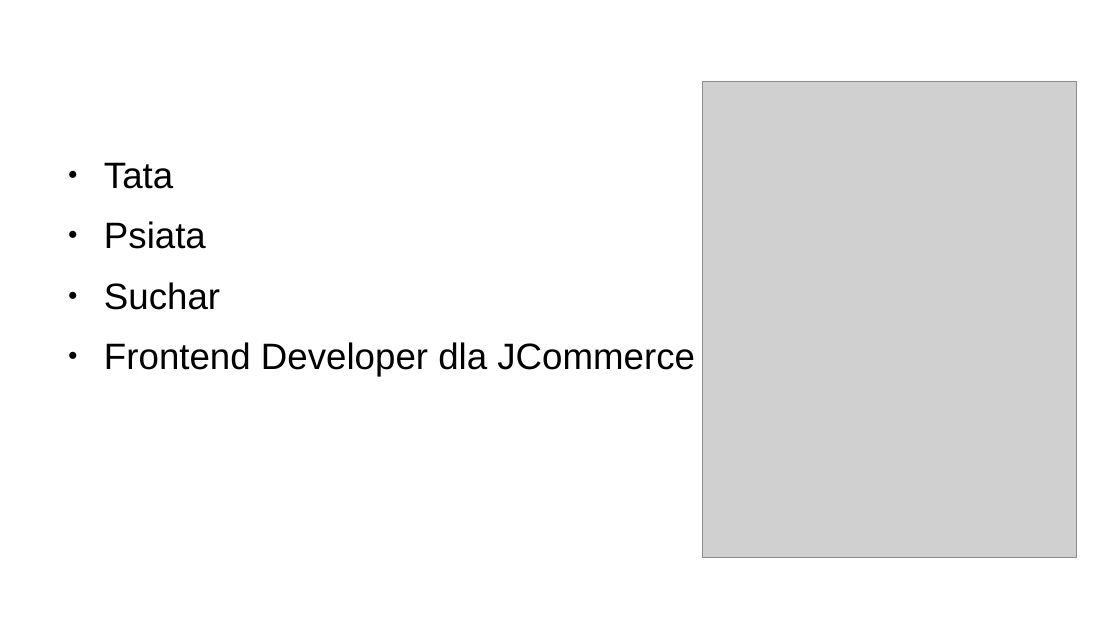
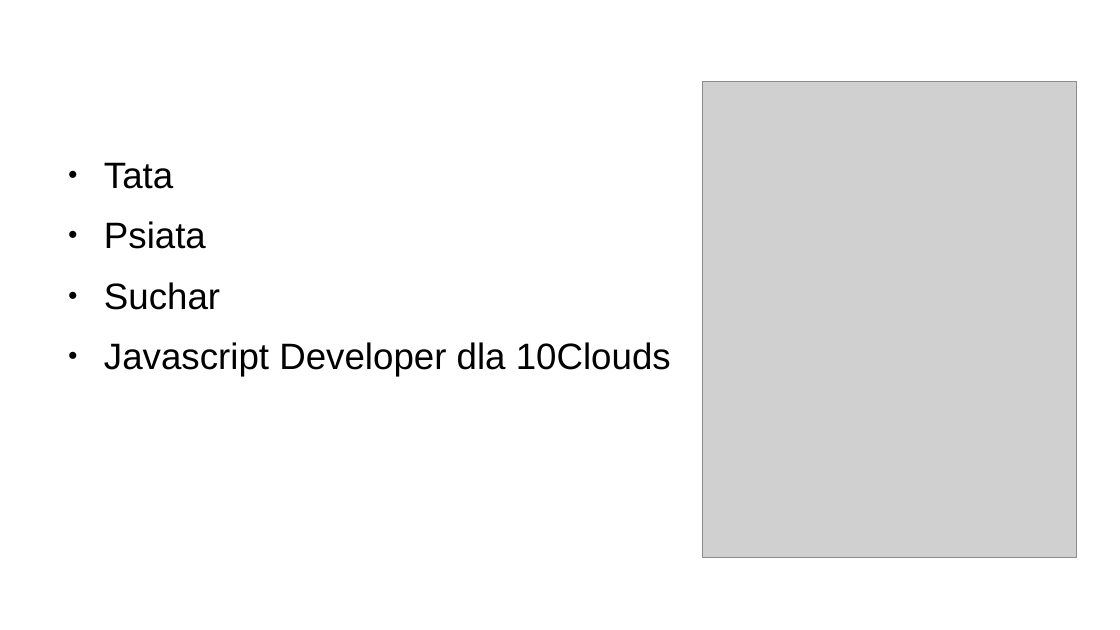
Before and after one commit to masives/meetjs-graphql, a slide deck: slide 2 of prezentacja.odp. Drawn at 1120x630 pixels with LibreOffice and Linux fonts; fonts in the diff are those of the drawing; grey boxes stand for pictures; background and template pictures are left out. Boxes give left, top, right and bottom in pixels: in the first picture for what was removed or moved away, otherwise in the second. Text is boxed around its words. In the diff, an @@ line names an element or a change of style, - is before the commit and + after.

```diff
--- a/prezentacja.odp
+++ b/prezentacja.odp
@@ text at bbox=[104, 342, 671, 376]: text changed @@
-● Frontend Developer dla JCommerce
+● Javascript Developer dla 10Clouds
```
Also in this commit, not shown: 1 other slide changed, 2 other files.
